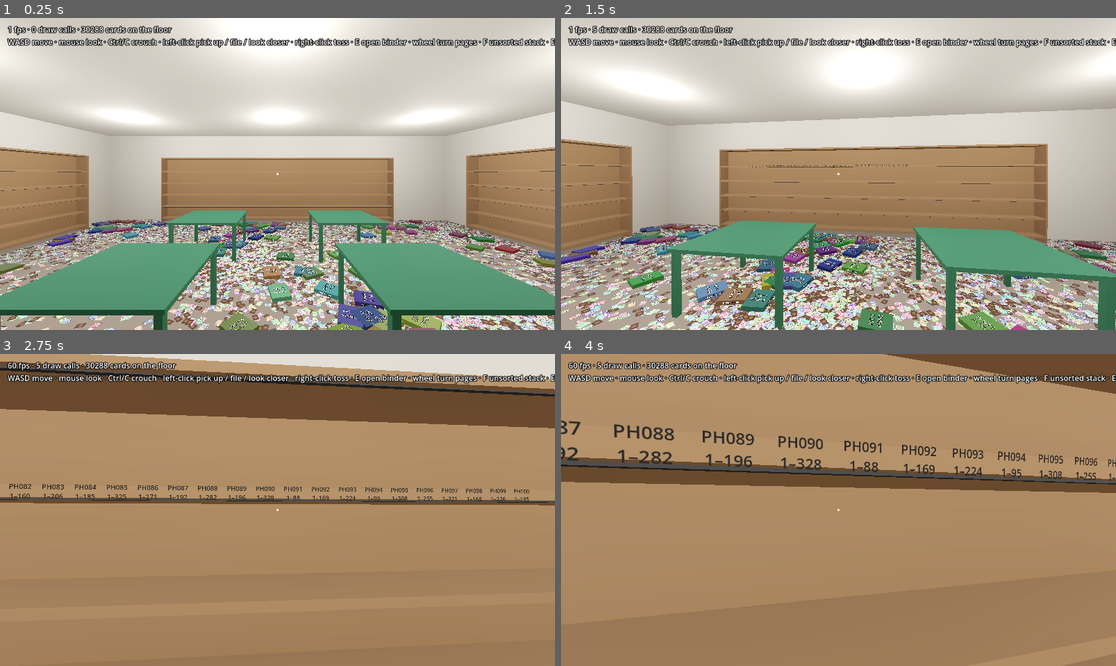
Above: before the commit, frames 1-4 (two rows, left to right).
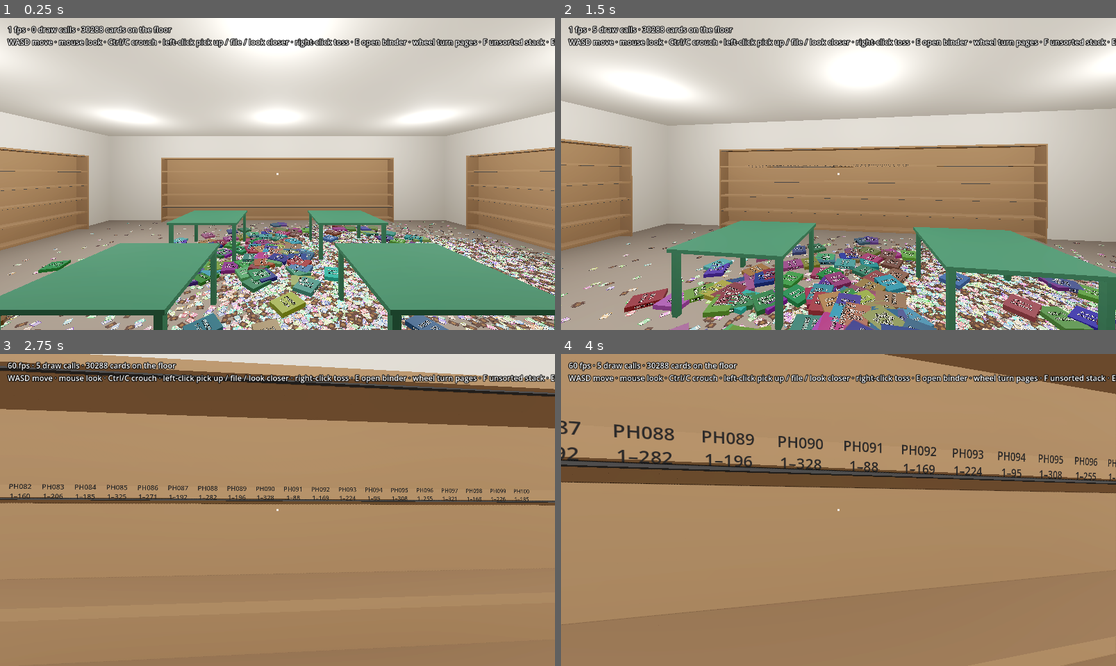
Above: after the commit, the same moments.

Repository: brian-kujawski/cracknstack
Game: Godot game, scene res://scenes/main.tscn
Two runs of this game, one before a commit and one after it. Both use one fixed random seed, a clock stepped at 60 frames per second and the inputs below.
Inputs (mouse positions are in pixels of both pictures, inside the frame that each line leads up to):
- Up to frame 1 (0.25 s): no input
- Up to frame 2 (1.5 s): tap Enter at 0.5 s; move the mouse to (866, 174) at 0.52 s; hold Ctrl (crouch) 0.53-1.28 s; hold W (move_forward) from 0.53 s (still down); click (866, 174) at 0.67 s; move the mouse to (810, 174) at 1.27 s; tap Mouse wheel down (flip_next) at 1.35 s
- Up to frame 3 (2.75 s): keep holding W (move_forward); move the mouse to (288, 503) at 2.02 s; hold Mouse wheel up (flip_previous) from 2.03 s (still down)
- Up to frame 4 (4 s): keep holding W (move_forward); move the mouse to (832, 516) at 2.77 s; release Mouse wheel up (flip_previous) at 2.78 s; tap E (interact) at 2.85 s; click (832, 516) at 2.92 s; tap Space at 3.5 s; move the mouse to (877, 513) at 3.52 s; hold F (stack_card) from 3.53 s (still down)

The runs differ from the first frame. In frame 1, 16% of the frame differs, in the area x 0-100%, y 64-100%; in frame 2, 20%, in the area x 0-100%, y 65-100%; in frame 3, 0.2%; in frame 4, 0.6%.

Commit message:
Give the pile real height: honest stacking, card edges, dumped-box scatter
- Stacking: the height map is now 1.5 cm cells, and a card only takes the
  height of the cells its face actually covers, so it rests on the cards
  really under it instead of hovering over anything nearby.
- Cards are three times real thickness (1.8 mm) so a stack reads as one.
- Floor cards are drawn with thickness: four dark edges under the face,
  so each layer of a stack shows. Contact shading (SSAO, Forward+ only) is
  on in the environment.
- Scatter: instead of heaps and a noise field, eight boxes are tipped out
  around the middle of the room. Cards fall in a normal spread around their
  box and 15% skid off toward the walls, so the middle is deep and the
  edges thin.

Co-Authored-By: Claude Opus 5.5 (1M context) <noreply@anthropic.com>
Claude-Session: https://claude.ai/code/session_01XriCK6nwsqt65rJRbfvyZg

Diff:
--- a/scenes/main.tscn
+++ b/scenes/main.tscn
@@ -18,6 +18,9 @@
 ambient_light_color = Color(0.85, 0.82, 0.78, 1)
 ambient_light_energy = 0.35
 tonemap_mode = 2
+ssao_enabled = true
+ssao_radius = 0.12
+ssao_intensity = 2.5
 glow_enabled = true
 glow_intensity = 0.6
 glow_bloom = 0.05
--- a/scripts/binders/unsorted_stack.gd
+++ b/scripts/binders/unsorted_stack.gd
@@ -3,8 +3,6 @@
 ## A tidy stack of cards the player set aside, usually because their binder
 ## hasn't turned up yet (plan §3.2). Face up; only the top card can be taken.
 ## Like binders it's kinematic and on the binder collision layer.
-
-const CARD_THICKNESS := 0.0004
 
 var pile: PileWorld
 
@@ -75,7 +73,7 @@
 
 
 func _refresh() -> void:
-	var height := maxf(_cards.size() * CARD_THICKNESS, 0.001)
+	var height := maxf(_cards.size() * PileWorld.CARD_THICKNESS, 0.001)
 	(_side.mesh as BoxMesh).size = Vector3(PileWorld.CARD_SIZE.x, height, PileWorld.CARD_SIZE.y)
 	_side.position.y = height / 2
 	_top.position.y = height + 0.0005
--- a/scripts/pile/pile_generator.gd
+++ b/scripts/pile/pile_generator.gd
@@ -3,9 +3,10 @@
 ## Decides where every card and binder lands when the collection is dumped
 ## on the floor (plan §3.4: everything, all at once). Deterministic per seed.
 ##
-## About half the cards land in heaps (where boxes and binders spilled);
-## the rest spread out following a noise field with a bonus near walls, so
-## the floor gets deep drifts and thin patches instead of an even carpet.
+## It's as if a few boxes of cards were tipped out near the middle of the
+## room: most cards fall more or less straight down around where their box
+## was tipped (a normal distribution), and some skid off toward the walls
+## and corners, so the middle is deep and the edges are thin.
 ##
 ## Every placement is checked against the whole footprint, not just its
 ## centre: nothing may poke into a wall, a shelf or a table leg. The same
@@ -13,9 +14,16 @@
 ## down later.
 
 const MAX_TRIES := 40
-const HEAP_SHARE := 0.5
-const HEAP_COUNT := 8
-const HEAP_RADIUS := Vector2(0.6, 1.3)
+## Boxes tipped out. Their centres are spread normally around the middle of
+## the room, with this standard deviation as a share of the room's size.
+const DUMP_COUNT := 8
+const DUMP_SPREAD := 0.15
+## Standard deviation (m) of where a card lands around its box.
+const FALL_SPREAD := 0.5
+## Share of cards that skid off toward the edges, and how far past the
+## fall they go on average (m).
+const DRIFT_SHARE := 0.15
+const DRIFT_DISTANCE := 1.8
 ## How far nearest_clear() looks for a clear spot, and in what steps.
 const SEARCH_RADIUS := 1.5
 const SEARCH_STEP := 0.02
@@ -34,52 +42,39 @@
 		half_size := PileWorld.CARD_SIZE / 2) -> Array[Placement]:
 	var rng := RandomNumberGenerator.new()
 	rng.seed = random_seed
-	var noise := FastNoiseLite.new()
-	noise.seed = random_seed
-	noise.frequency = 0.22
-	var heaps: Array[Vector3] = [] # x, z, radius
-	for h in HEAP_COUNT:
-		var center := _sample_position(rng, noise, bounds, obstacles, half_size, 0.0)
-		heaps.append(Vector3(center.x, center.y, rng.randf_range(HEAP_RADIUS.x, HEAP_RADIUS.y)))
+	var middle := bounds.get_center()
+	var inner := bounds.grow(-1.0)
+	var dumps: Array[Vector2] = []
+	for d in DUMP_COUNT:
+		var spot := middle + Vector2(rng.randfn(0.0, bounds.size.x * DUMP_SPREAD), rng.randfn(0.0, bounds.size.y * DUMP_SPREAD))
+		dumps.append(spot.clamp(inner.position, inner.end))
 	var placements: Array[Placement] = []
 	placements.resize(count)
 	for i in count:
 		var placement := Placement.new()
 		placement.rotation = rng.randf() * TAU
-		if rng.randf() < HEAP_SHARE:
-			placement.position = _sample_heap(rng, heaps[rng.randi_range(0, heaps.size() - 1)], bounds, obstacles,
-				half_size, placement.rotation)
-		else:
-			placement.position = _sample_position(rng, noise, bounds, obstacles, half_size, placement.rotation)
 		placement.face_up = rng.randf() < 0.7
+		placement.position = _sample(rng, dumps[rng.randi_range(0, dumps.size() - 1)], bounds, obstacles,
+			half_size, placement.rotation)
 		placements[i] = placement
 	return placements
 
 
-static func _sample_position(rng: RandomNumberGenerator, noise: FastNoiseLite, bounds: Rect2, obstacles: Array[Rect2],
+## Where one card from the box tipped at `dump` lands.
+static func _sample(rng: RandomNumberGenerator, dump: Vector2, bounds: Rect2, obstacles: Array[Rect2],
 		half_size: Vector2, rotation_y: float) -> Vector2:
-	var fallback := nearest_clear(bounds.get_center(), half_size, rotation_y, bounds, obstacles)
+	var drifts := rng.randf() < DRIFT_SHARE
+	var p := dump
 	for attempt in MAX_TRIES:
-		var p := Vector2(rng.randf_range(bounds.position.x, bounds.end.x), rng.randf_range(bounds.position.y, bounds.end.y))
-		if not footprint_clear(p, half_size, rotation_y, bounds, obstacles):
-			continue
-		fallback = p
-		var clump := pow(noise.get_noise_2d(p.x, p.y) * 0.5 + 0.5, 3.0)
-		var wall_distance := minf(minf(p.x - bounds.position.x, bounds.end.x - p.x), minf(p.y - bounds.position.y, bounds.end.y - p.y))
-		var weight := clampf(0.05 + clump + 0.7 * exp(-wall_distance / 0.8), 0.0, 1.0)
-		if rng.randf() < weight:
-			return p
-	return fallback
-
-
-## A point scattered around a heap centre, densest in the middle.
-static func _sample_heap(rng: RandomNumberGenerator, heap: Vector3, bounds: Rect2, obstacles: Array[Rect2],
-		half_size: Vector2, rotation_y: float) -> Vector2:
-	for attempt in MAX_TRIES:
-		var p := Vector2(heap.x, heap.y) + Vector2(rng.randfn(0.0, heap.z * 0.5), rng.randfn(0.0, heap.z * 0.5))
+		var fall := Vector2(rng.randfn(0.0, FALL_SPREAD), rng.randfn(0.0, FALL_SPREAD))
+		if drifts:
+			# Exponential skid in the direction it was already falling.
+			var skid := -DRIFT_DISTANCE * log(1.0 - rng.randf())
+			fall += (fall.normalized() if not fall.is_zero_approx() else Vector2.RIGHT) * skid
+		p = dump + fall
 		if footprint_clear(p, half_size, rotation_y, bounds, obstacles):
 			return p
-	return nearest_clear(Vector2(heap.x, heap.y), half_size, rotation_y, bounds, obstacles)
+	return nearest_clear(p.clamp(bounds.position, bounds.end), half_size, rotation_y, bounds, obstacles)
 
 
 ## True if a rectangle (centre p, half size, turned by rotation_y the same
--- a/scripts/pile/pile_world.gd
+++ b/scripts/pile/pile_world.gd
@@ -10,14 +10,18 @@
 ## nothing else reacts. No physics, no chains.
 
 const CARD_SIZE := Vector2(0.063, 0.088) # metres, real card size
-const CARD_THICKNESS := 0.0006
+## Three times a real card (about 0.3 mm): real thickness is too thin for a
+## pile to read as a pile.
+const CARD_THICKNESS := 0.0018
 const CHUNK_SIZE := 2.0
 ## Picking grid: each card is filed under the cell holding its centre. Cells
 ## are wider than half a card's diagonal, so a 3×3 query finds every card
 ## that could cover a point.
 const GRID_CELL := 0.1
-## Height map resolution used to stack cards on top of each other.
-const HEIGHT_CELL := 0.05
+## Height map resolution used to stack cards on top of each other. Fine
+## enough that a card only rests on cards that are really under it, rather
+## than on anything nearby.
+const HEIGHT_CELL := 0.015
 const GAP_FILL_MAX_CARDS := 6
 const GAP_FILL_PULL := 0.35 # fraction of the way toward the gap
 const GAP_FILL_SECONDS := 0.18
@@ -57,7 +61,7 @@
 
 var _highlighted := -1
 var _material: ShaderMaterial
-var _mesh: PlaneMesh
+var _mesh: ArrayMesh
 
 ## card id -> {from: Vector3, to: Vector3, t: float}
 var _slides := {}
@@ -140,7 +144,7 @@
 	_states[id] = State.HELD
 	_grid_remove(id)
 	_chunk_remove(id)
-	_refresh_heights(_footprint_points(gap, _rotations[id]))
+	_refresh_cells(_footprint_cells(gap, _rotations[id]))
 	_start_gap_fill(gap)
 
 
@@ -207,9 +211,9 @@
 		_slides.erase(id)
 		_grid_remove(id)
 		_grid_add(id)
-		var points := _footprint_points(Vector2(from.x, from.z), _rotations[id])
-		points.append_array(_footprint_points(Vector2(_positions[id].x, _positions[id].z), _rotations[id]))
-		_refresh_heights(points)
+		var cells := _footprint_cells(Vector2(from.x, from.z), _rotations[id])
+		cells.append_array(_footprint_cells(Vector2(_positions[id].x, _positions[id].z), _rotations[id]))
+		_refresh_cells(cells)
 
 
 func _start_gap_fill(gap: Vector2) -> void:
@@ -241,8 +245,7 @@
 
 	_chunk_columns = ceili(bounds.size.x / CHUNK_SIZE)
 	var chunk_rows := ceili(bounds.size.y / CHUNK_SIZE)
-	_mesh = PlaneMesh.new()
-	_mesh.size = CARD_SIZE
+	_mesh = _card_mesh()
 	_material = ShaderMaterial.new()
 	_material.shader = preload("res://shaders/floor_card.gdshader")
 	for c in _chunk_columns * chunk_rows:
@@ -283,16 +286,51 @@
 		_accents[id] = CardDatabase.get_set(card.set_code).accent_color
 
 
+## A card with thickness: the face on top (a PlaneMesh, so floor_card's UVs
+## still apply) and four edges running down CARD_THICKNESS below it. Edge
+## vertices get UV (-1, -1) so the shader can paint them as card edge.
+static func _card_mesh() -> ArrayMesh:
+	var plane := PlaneMesh.new()
+	plane.size = CARD_SIZE
+	var arrays := plane.get_mesh_arrays()
+	var vertices: PackedVector3Array = arrays[Mesh.ARRAY_VERTEX]
+	var normals: PackedVector3Array = arrays[Mesh.ARRAY_NORMAL]
+	var uvs: PackedVector2Array = arrays[Mesh.ARRAY_TEX_UV]
+	var indices: PackedInt32Array = arrays[Mesh.ARRAY_INDEX]
+	var half := CARD_SIZE / 2
+	var corners := [Vector3(-half.x, 0, -half.y), Vector3(half.x, 0, -half.y), Vector3(half.x, 0, half.y), Vector3(-half.x, 0, half.y)]
+	var down := Vector3(0, -CARD_THICKNESS, 0)
+	for i in 4:
+		var a: Vector3 = corners[i]
+		var b: Vector3 = corners[(i + 1) % 4]
+		var normal := Vector3(a.x + b.x, 0, a.z + b.z).normalized()
+		var first := vertices.size()
+		for v in [a, b, b + down, a + down]:
+			vertices.append(v)
+			normals.append(normal)
+			uvs.append(Vector2(-1, -1))
+		indices.append_array([first, first + 1, first + 2, first, first + 2, first + 3])
+	var surface := []
+	surface.resize(Mesh.ARRAY_MAX)
+	surface[Mesh.ARRAY_VERTEX] = vertices
+	surface[Mesh.ARRAY_NORMAL] = normals
+	surface[Mesh.ARRAY_TEX_UV] = uvs
+	surface[Mesh.ARRAY_INDEX] = indices
+	var mesh := ArrayMesh.new()
+	mesh.add_surface_from_arrays(Mesh.PRIMITIVE_TRIANGLES, surface)
+	return mesh
+
+
 ## Places a card on top of the stack at p and files it in grid and chunk.
 ## The caller rebuilds the chunk's buffer.
 func _put_on_floor(id: int, p: Vector2, rotation_y: float) -> void:
-	var footprint := _footprint_points(p, rotation_y)
+	var footprint := _footprint_cells(p, rotation_y)
 	var top := 0.0
-	for q in footprint:
-		top = maxf(top, _heights[_height_index(q)])
+	for cell in footprint:
+		top = maxf(top, _heights[cell])
 	var y := top + CARD_THICKNESS
-	for q in footprint:
-		_heights[_height_index(q)] = y
+	for cell in footprint:
+		_heights[cell] = y
 	_positions[id] = Vector3(p.x, y, p.y)
 	_rotations[id] = rotation_y
 	_grid_add(id)
@@ -304,32 +342,50 @@
 	_chunk_cards[chunk] = cards
 
 
-## Recomputes the height map cells under these points from the cards still
-## on the floor, so a cleared patch drops back down to the floor instead of
-## remembering the pile that used to be there.
-func _refresh_heights(points: Array[Vector2]) -> void:
-	var cells := {}
-	for q in points:
-		cells[_height_index(q)] = q
+## Recomputes height map cells from the cards still on the floor, so a
+## cleared patch drops back down instead of remembering the pile that used to
+## be there.
+func _refresh_cells(cells: PackedInt32Array) -> void:
+	var done := {}
 	for cell in cells:
+		if done.has(cell):
+			continue
+		done[cell] = true
+		var center := _height_cell_center(cell)
 		var top := 0.0
-		for id in _cards_near(cells[cell]):
-			if _states[id] != State.ON_FLOOR or _positions[id].y <= top:
-				continue
-			for q in _footprint_points(Vector2(_positions[id].x, _positions[id].z), _rotations[id]):
-				if _height_index(q) == cell:
-					top = _positions[id].y
-					break
+		for id in _cards_near(center):
+			if _states[id] == State.ON_FLOOR and _positions[id].y > top and _covers(id, center):
+				top = _positions[id].y
 		_heights[cell] = top
 
 
-func _footprint_points(p: Vector2, rotation_y: float) -> Array[Vector2]:
-	var points: Array[Vector2] = []
+## The height map cells whose centres a card at p, turned by rotation_y,
+## covers (at least the one under its centre).
+func _footprint_cells(p: Vector2, rotation_y: float) -> PackedInt32Array:
+	var cells := PackedInt32Array()
 	var half := CARD_SIZE / 2
-	for fx in [-1.0, 0.0, 1.0]:
-		for fz in [-1.0, 0.0, 1.0]:
-			points.append(p + _rotated(Vector2(fx * half.x, fz * half.y), rotation_y))
-	return points
+	var reach := Vector2(
+		absf(cos(rotation_y)) * half.x + absf(sin(rotation_y)) * half.y,
+		absf(sin(rotation_y)) * half.x + absf(cos(rotation_y)) * half.y)
+	var columns := _height_columns
+	var rows := _heights.size() / columns
+	var lo := ((p - reach - bounds.position) / HEIGHT_CELL).floor()
+	var hi := ((p + reach - bounds.position) / HEIGHT_CELL).floor()
+	var c := cos(rotation_y)
+	var s := sin(rotation_y)
+	for row in range(maxi(0, int(lo.y)), mini(rows - 1, int(hi.y)) + 1):
+		for column in range(maxi(0, int(lo.x)), mini(columns - 1, int(hi.x)) + 1):
+			var d := bounds.position + Vector2(column + 0.5, row + 0.5) * HEIGHT_CELL - p
+			# Inverse of _rotated(), as in _covers().
+			if absf(d.x * c - d.y * s) <= half.x and absf(d.x * s + d.y * c) <= half.y:
+				cells.append(row * columns + column)
+	if cells.is_empty():
+		cells.append(_height_index(p))
+	return cells
+
+
+func _height_cell_center(cell: int) -> Vector2:
+	return bounds.position + Vector2(cell % _height_columns + 0.5, cell / _height_columns + 0.5) * HEIGHT_CELL
 
 
 ## An x/z offset turned the same way as Basis(Vector3.UP, rotation_y).
--- a/shaders/floor_card.gdshader
+++ b/shaders/floor_card.gdshader
@@ -1,4 +1,5 @@
-// Cards lying on the floor, drawn with one MultiMesh per chunk.
+// Cards lying on the floor, drawn with one MultiMesh per chunk. Each card
+// is a face plus four thin edges (see PileWorld._card_mesh).
 // Per instance:  COLOR = set accent colour
 //                CUSTOM = (collector number, set number, rarity + 4 * highlighted, face up)
 shader_type spatial;
@@ -14,16 +15,24 @@
 	card = INSTANCE_CUSTOM;
 }
 
+// Card edge colour: dark, so each layer of a stack shows as a line.
+const vec3 EDGE = vec3(0.2, 0.18, 0.16);
+
 void fragment() {
-	// PlaneMesh UVs run mirrored when seen from above; flip so text reads.
-	vec2 uv = vec2(1.0 - UV.x, UV.y);
-	int rarity = int(card.z + 0.5) % 4;
 	bool highlighted = int(card.z + 0.5) >= 4;
-	vec3 color = card.w > 0.5
-		? card_face(uv, accent, int(card.y + 0.5), int(card.x + 0.5), rarity)
-		: card_back(uv);
-	ALBEDO = color;
-	ROUGHNESS = 0.6;
+	// The mesh's edge faces carry UV (-1, -1).
+	if (UV.x < -0.5) {
+		ALBEDO = EDGE;
+		ROUGHNESS = 0.8;
+	} else {
+		// PlaneMesh UVs run mirrored when seen from above; flip so text reads.
+		vec2 uv = vec2(1.0 - UV.x, UV.y);
+		int rarity = int(card.z + 0.5) % 4;
+		ALBEDO = card.w > 0.5
+			? card_face(uv, accent, int(card.y + 0.5), int(card.x + 0.5), rarity)
+			: card_back(uv);
+		ROUGHNESS = 0.6;
+	}
 	if (highlighted) {
 		EMISSION = vec3(0.35, 0.3, 0.1);
 	}
--- a/tests/test_runner.gd
+++ b/tests/test_runner.gd
@@ -17,6 +17,8 @@
 	_test_shelf_layout()
 	_test_pile()
 	_test_pile_clearing()
+	_test_pile_stacking()
+	_test_pile_grid()
 	_test_binder_spreads()
 	_test_binder_contents()
 	_test_binder_pockets()
@@ -223,20 +225,63 @@
 		pile._process(1.0)
 		cleared += 1
 		id = pile.top_card_at(spot)
-	# Brute force: the highest card still on the floor whose footprint
-	# touches the spot's height cell, or the floor itself.
+	# Recheck from the cards themselves: the highest card still on the floor
+	# covering the spot's height cell, or the floor itself.
 	var height_cell := pile._height_index(spot_2d)
 	var expected := 0.0
-	for card in pile._cards_near(spot_2d):
+	for card in pile._cards_near(pile._height_cell_center(height_cell)):
 		if not pile.is_on_floor(card):
 			continue
-		var at := pile.card_position(card)
-		for q in pile._footprint_points(Vector2(at.x, at.z), pile._rotations[card]):
-			if pile._height_index(q) == height_cell:
-				expected = maxf(expected, at.y)
+		if pile._covers(card, pile._height_cell_center(height_cell)):
+			expected = maxf(expected, pile.card_position(card).y)
 	_check(cleared > 0 and is_equal_approx(pile.height_at(spot_2d), expected),
 		"a cleared spot drops to what's left (%.4f before, %.4f after %d pick-ups, expected %.4f)" % [
 			height_before, pile.height_at(spot_2d), cleared, expected])
+
+	pile.queue_free()
+
+
+## Cards rest on what's really under them, and the dump is deep in the
+## middle and thin at the edges.
+func _test_pile_stacking() -> void:
+	var pile := PileWorld.new()
+	add_child(pile)
+	var bounds := Rect2(0.05, 0.05, 11.9, 7.9)
+	var no_obstacles: Array[Rect2] = []
+	pile.build(bounds, no_obstacles, 11)
+	var resting := 0
+	var sampled := 0
+	for k in 300:
+		var id := k * 97
+		var at := pile.card_position(id)
+		var support := 0.0
+		for cell in pile._footprint_cells(Vector2(at.x, at.z), pile._rotations[id]):
+			var center := pile._height_cell_center(cell)
+			for other in pile._cards_near(center):
+				var oy := pile.card_position(other).y
+				if other != id and oy < at.y and oy > support and pile._covers(other, center):
+					support = oy
+		sampled += 1
+		if is_equal_approx(at.y, support + PileWorld.CARD_THICKNESS):
+			resting += 1
+	_check(resting == sampled, "every card rests one card's thickness above what's under it (%d of %d)" % [resting, sampled])
+
+	var middle := Rect2(bounds.position + bounds.size / 4, bounds.size / 2)
+	var inside := 0
+	for id in CardDatabase.card_count():
+		var at := pile.card_position(id)
+		if middle.has_point(Vector2(at.x, at.z)):
+			inside += 1
+	var share := float(inside) / CardDatabase.card_count()
+	_check(share > 0.5, "most cards land in the middle quarter of the floor (%.0f%%)" % (share * 100))
+	pile.queue_free()
+
+
+func _test_pile_grid() -> void:
+	var pile := PileWorld.new()
+	add_child(pile)
+	var no_obstacles: Array[Rect2] = []
+	pile.build(Rect2(0, 0, 28, 14), no_obstacles, 7)
 
 	# Gap fill keeps the picking grid tidy: one entry per card on the floor.
 	for k in 400:
